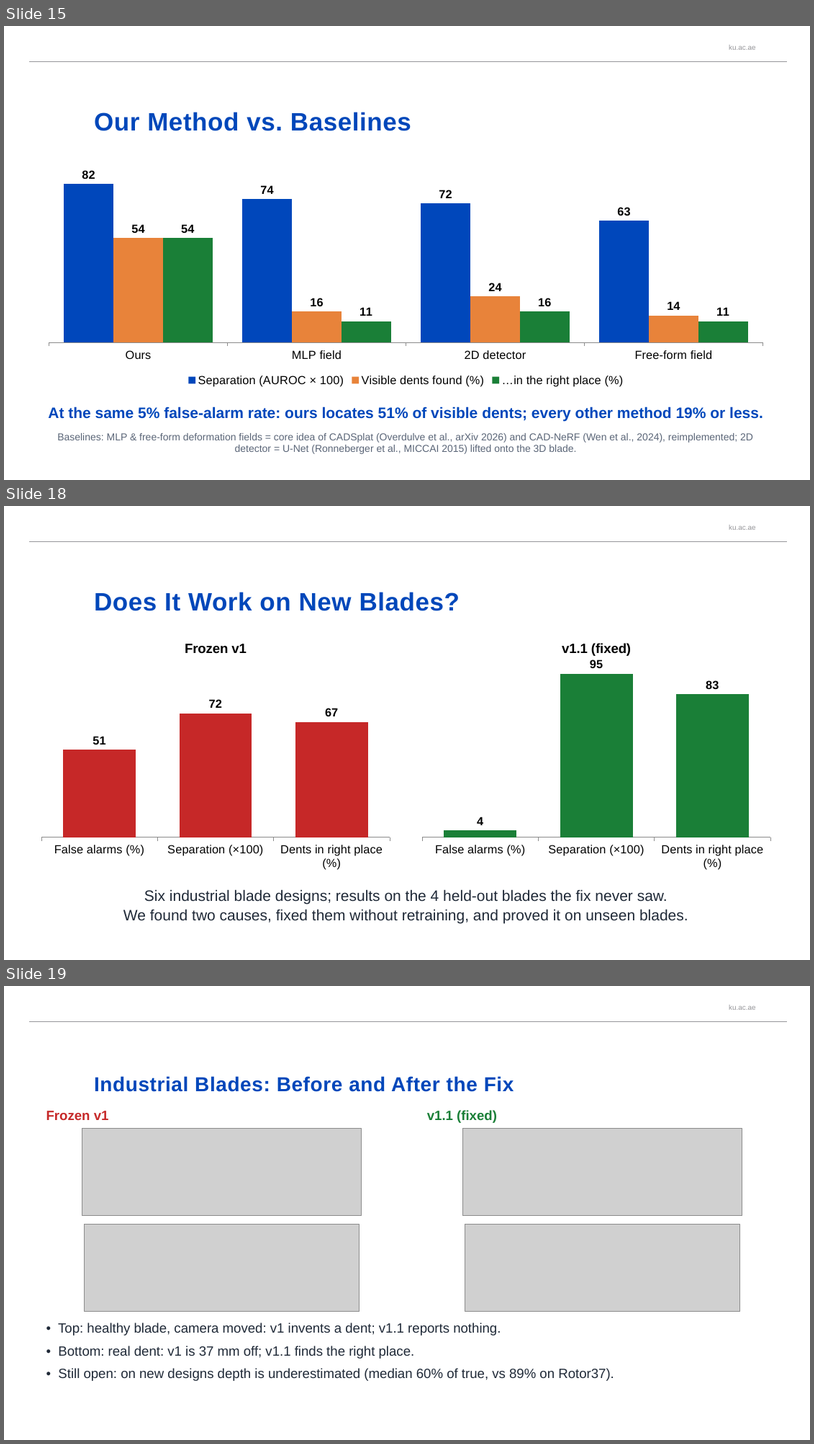
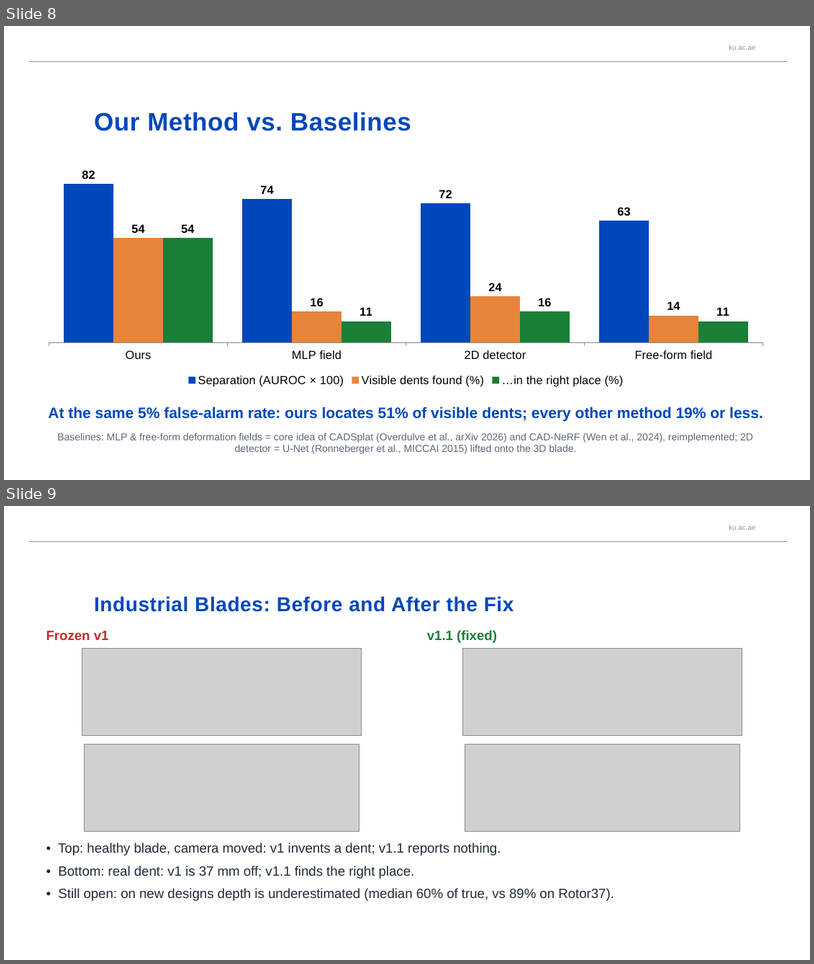
Before and after one commit to afeefaaazam03/3D-Jetblade, a slide deck: media/BladeDelta_presentation.pptx. Shown one above the other, each under a label of ours: slides 15, 18 and 19 before the commit, slides 8 and 9 after it; the slides between them are not shown. The pictures are 814x1444 and 814x964 pixels, drawn with LibreOffice and Linux fonts; fonts in the diff are those of the drawing; grey boxes stand for pictures; background and template pictures are left out. Boxes give left, top, right and bottom in pixels: in the first picture for what was removed or moved away, otherwise in the second. Text is boxed around its words. In the diff, an @@ line names an element or a change of style, - is before the commit and + after.

```diff
--- a/media/BladeDelta_presentation.pptx
+++ b/media/BladeDelta_presentation.pptx
@@ slide 18 removed at (4, 506, 810, 960), background #FFFFFF; not listed: 2 template elements that a slide beside it also shows @@
@@ title removed at (94, 592, 460, 611) @@
-Does It Work on New Blades?
@@ column chart removed at (34, 629, 397, 875) @@
-title "Frozen v1"
-categories: False alarms (%), Separation (×100), Dents in right place (%)
-Frozen v1: 51, 72, 67
@@ column chart removed at (415, 629, 778, 875) @@
-title "v1.1 (fixed)"
-categories: False alarms (%), Separation (×100), Dents in right place (%)
-v1.1 (fixed): 4, 95, 83
@@ text removed at (124, 889, 689, 924) @@
-Six industrial blade designs; results on the 4 held-out blades the fix never saw.
-We found two causes, fixed them without retraining, and proved it on unseen blades.
@@ what was slide 15 is now slide 8 @@
@@ what was slide 19 is now slide 9 @@
```
Also in this commit, not shown: 1 slide changed, 13 other slides removed.
